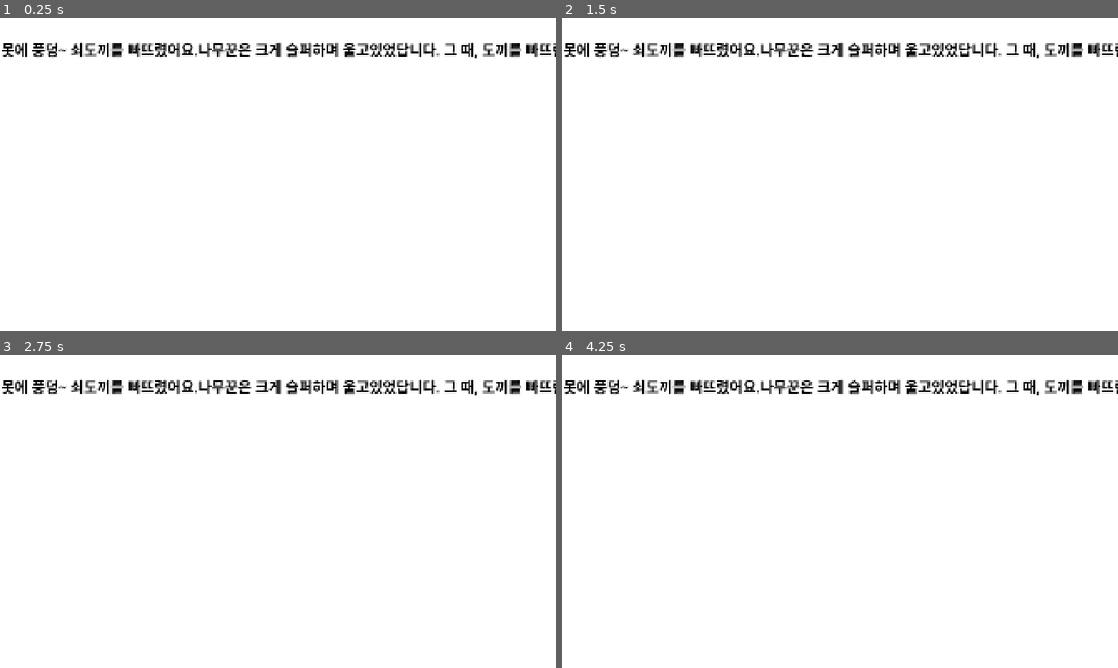
Above: before the commit, frames 1-4 (two rows, left to right).
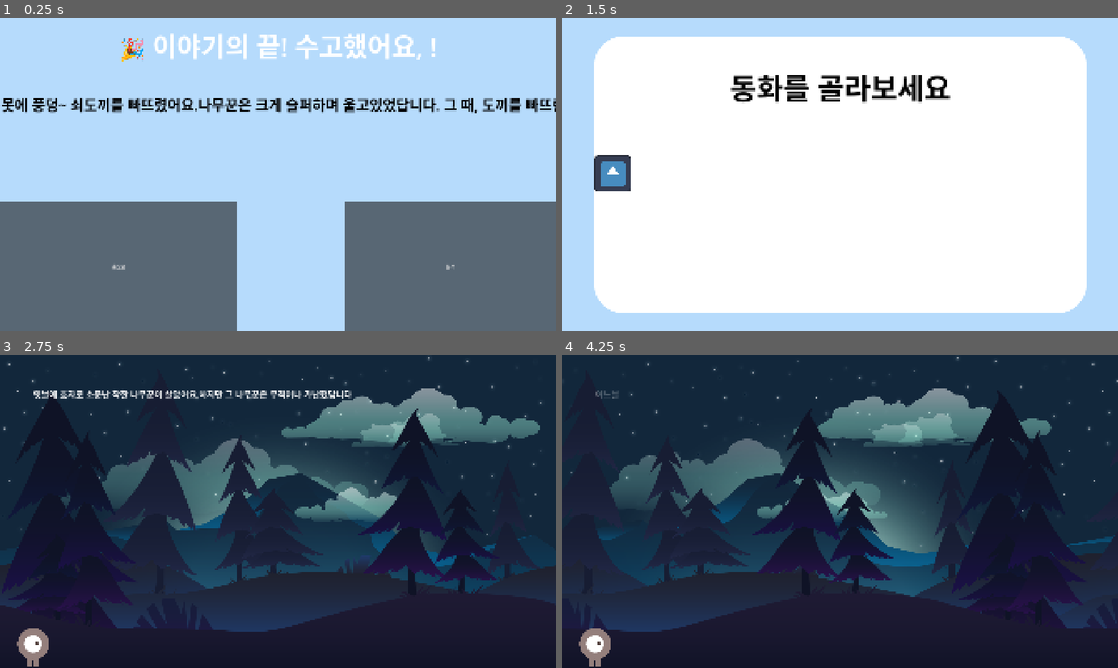
Above: after the commit, the same moments.

Repository: ParkSoeon/EyeTrackingReadingAssistance
Game: Godot game, scene res://scenes/end.tscn
Same seed, same stepped clock (60 frames per second), same inputs: the game is played once before the commit and once after it. This scene is started directly instead of the project's main scene. The engine's default icon, where the game draws it, is replaced by a stand-in: a white triangle on a blue panel in a dark square.
Inputs (mouse positions are in pixels of both pictures, inside the frame that each line leads up to):
- Up to frame 1 (0.25 s): no input
- Up to frame 2 (1.5 s): click (678, 265) at 0.5 s, where only the run after the commit has a clickable "홈으로"; click (840, 187) at 1.25 s, where only the run after the commit has a clickable "📚 새 동화 시작하기"
- Up to frame 3 (2.75 s): click (50, 511) at 2.02 s
- Up to frame 4 (4.25 s): hold Right (move_right) 2.78-3.53 s; hold Left (move_left) from 3.53 s (still down)

The runs differ from the first frame. In frame 1, 99% of the frame differs, in the area x 0-100%, y 0-100%; in frame 2, 27%; in frame 3, 100%; in frame 4, 100%.

Commit message:
Feat: home, analyze button

Diff:
--- a/demo/gdscripts/end.gd
+++ b/demo/gdscripts/end.gd
@@ -35,3 +35,13 @@
 		else:
 			print(data.text)
 	pass
+
+
+func _on_home_button_pressed() -> void:
+	get_tree().change_scene_to_file("res://scenes/main.tscn")
+	pass # Replace with function body.
+
+
+func _on_analyze_button_pressed() -> void:
+	OS.shell_open("https://www.naver.com")
+	pass # Replace with function body.
--- a/demo/scenes/end.tscn
+++ b/demo/scenes/end.tscn
@@ -8,6 +8,7 @@
 script = ExtResource("1_mwn6m")
 
 [node name="TextureRect" type="TextureRect" parent="."]
+modulate = Color(0.713726, 0.858824, 0.988235, 1)
 anchors_preset = 15
 anchor_right = 1.0
 anchor_bottom = 1.0
@@ -15,12 +16,49 @@
 grow_vertical = 2
 texture = SubResource("CanvasTexture_3d26k")
 
+[node name="Label" type="Label" parent="."]
+anchors_preset = 10
+anchor_right = 1.0
+offset_top = 27.0
+offset_bottom = 153.0
+grow_horizontal = 2
+theme_override_font_sizes/font_size = 91
+text = "🎉 이야기의 끝! 수고했어요, !"
+horizontal_alignment = 1
+vertical_alignment = 1
+
 [node name="StroyLabel" type="Label" parent="."]
 modulate = Color(0, 0, 0, 1)
 anchors_preset = 10
 anchor_right = 1.0
-offset_bottom = 213.0
+offset_top = 190.0
+offset_bottom = 403.0
 grow_horizontal = 2
 theme_override_font_sizes/font_size = 50
+text = "결말"
 horizontal_alignment = 1
 vertical_alignment = 1
+
+[node name="HomeButton" type="Button" parent="."]
+anchors_preset = 2
+anchor_top = 1.0
+anchor_bottom = 1.0
+offset_top = -448.0
+offset_right = 817.0
+grow_vertical = 0
+text = "홈으로"
+
+[node name="AnalyzeButton" type="Button" parent="."]
+anchors_preset = 3
+anchor_left = 1.0
+anchor_top = 1.0
+anchor_right = 1.0
+anchor_bottom = 1.0
+offset_left = -729.0
+offset_top = -448.0
+grow_horizontal = 0
+grow_vertical = 0
+text = "분석"
+
+[connection signal="pressed" from="HomeButton" to="." method="_on_home_button_pressed"]
+[connection signal="pressed" from="AnalyzeButton" to="." method="_on_analyze_button_pressed"]
